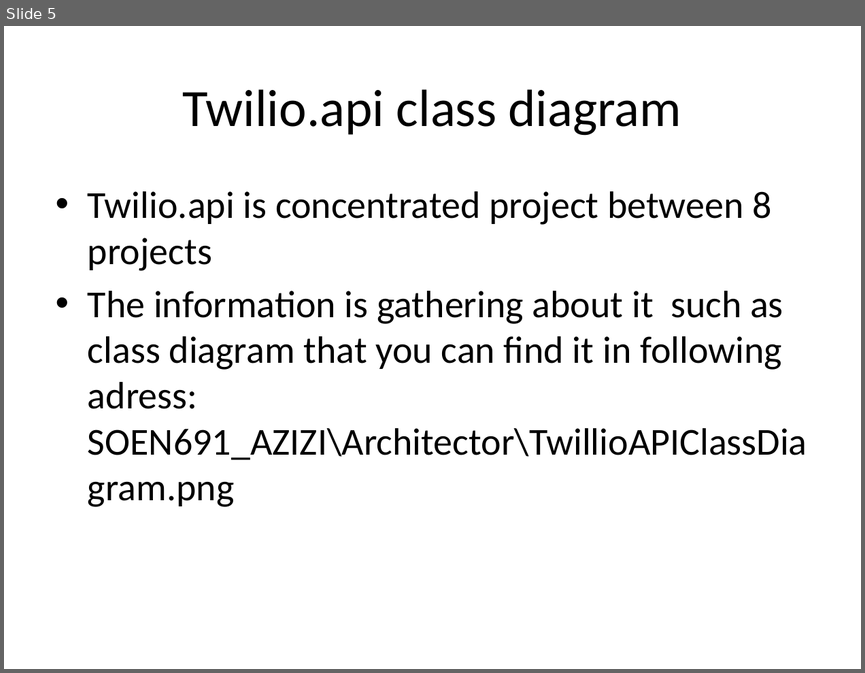
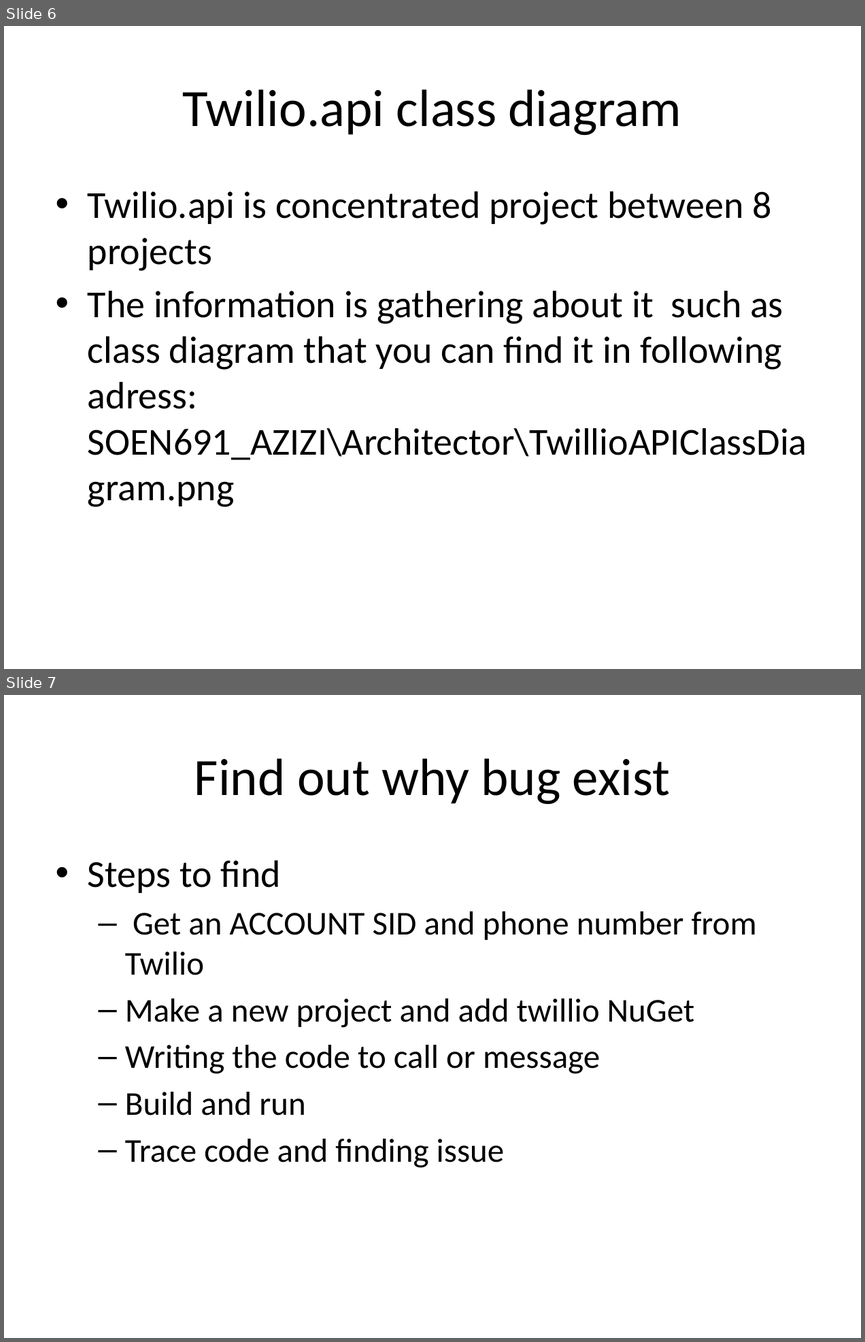
Before and after one commit to manouchehr/SOEN691_AZIZI, a slide deck: Architecture/ReadMe.pptx. Shown one above the other, each under a label of ours: slide 5 before the commit, slides 6 and 7 after it. The pictures are 865x673 and 865x1342 pixels, drawn with LibreOffice and Linux fonts; fonts in the diff are those of the drawing. Boxes give left, top, right and bottom in pixels: in the first picture for what was removed or moved away, otherwise in the second. Text is boxed around its words. In the diff, an @@ line names an element or a change of style, - is before the commit and + after.

Commit message:
first bug issue

```diff
--- a/Architecture/ReadMe.pptx
+++ b/Architecture/ReadMe.pptx
@@ slide 7 added at bbox=[4, 695, 861, 1338], background #FFFFFF @@
@@ title added at bbox=[194, 758, 670, 804], 44 pt, text #000000 @@
+Find out why bug exist
@@ text added at bbox=[88, 860, 757, 1168], 28 pt, text #000000 @@
+• Steps to find
+  – Get an ACCOUNT SID and phone number from Twilio
+  – Make a new project and add twillio NuGet
+  – Writing the code to call or message
+  – Build and run
+  – Trace code and finding issue
@@ what was slide 5 is now slide 6 @@
```
Also in this commit, not shown: 1 slide changed, 8 other slides added, 1 slide removed, 1 other file.
